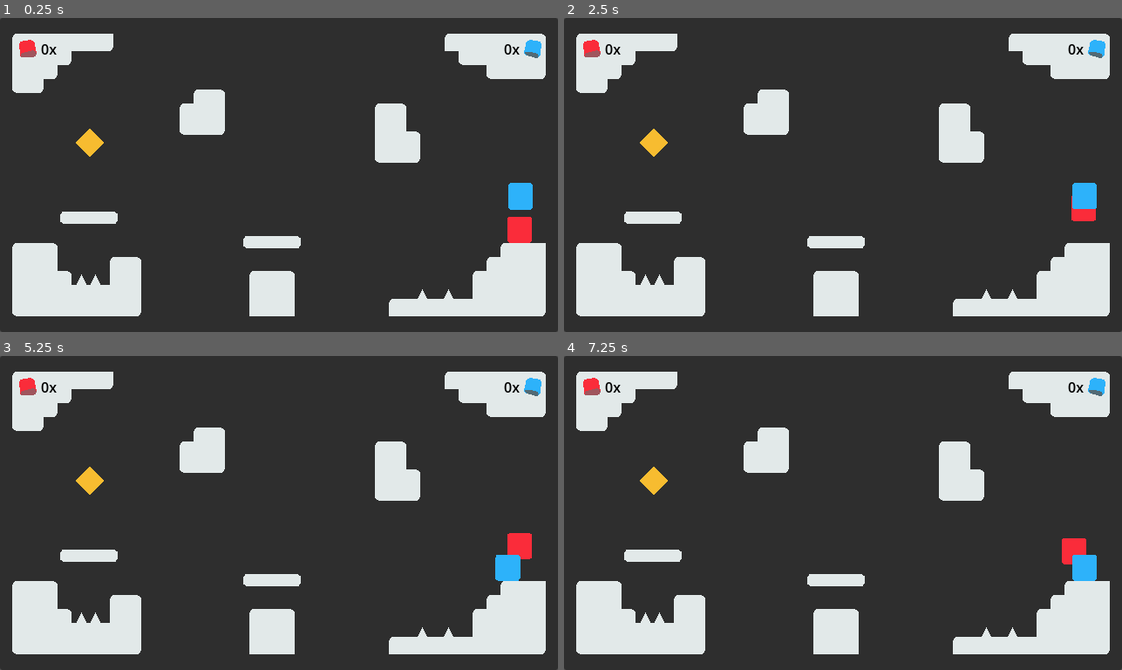
Above: before the commit, frames 1-4 (two rows, left to right).
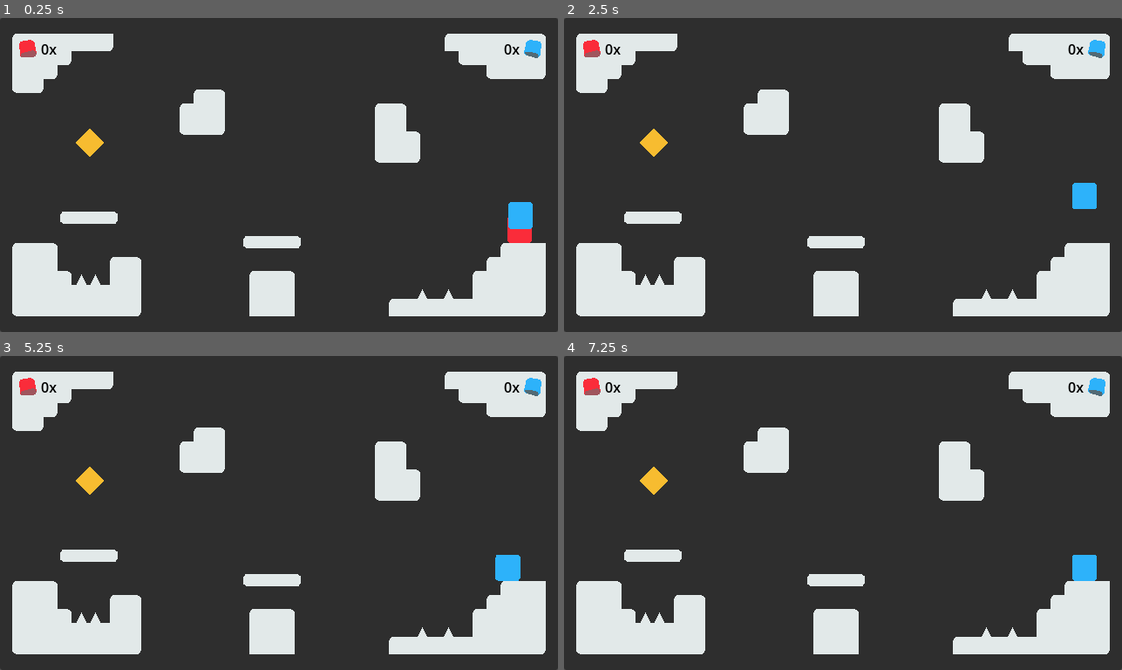
Above: after the commit, the same moments.

Repository: Juawo/PickGem
Game: Godot game, scene res://Scenes/Levels/level_2.tscn
Two runs of this game, one before a commit and one after it. Both use one fixed random seed, a clock stepped at 60 frames per second and the inputs below. This scene is started directly instead of the project's main scene.
Inputs:
- Up to frame 1 (0.25 s): no input
- Up to frame 2 (2.5 s): hold D (move_right_player1) 0.53-2.03 s; tap Left (move_left_player2) at 0.6 s; tap W (move_up_player1) at 0.77, 1.52 s; tap Enter at 1.25 s; tap Right (move_right_player2) at 1.35 s; tap Space at 2 s; hold A (move_left_player1) from 2.03 s (still down); tap Up (move_up_player2) at 2.1 s
- Up to frame 3 (5.25 s): release A (move_left_player1) at 2.78 s; hold D (move_right_player1) 2.78-4.28 s; tap Left (move_left_player2) at 2.85, 5.1 s; tap W (move_up_player1) at 3.02, 3.77, 4.52 s; tap Enter at 3.5 s; tap Right (move_right_player2) at 3.6 s; tap Space at 4.25 s; hold A (move_left_player1) 4.28-5.03 s; tap Up (move_up_player2) at 4.35 s; hold D (move_right_player1) from 5.03 s (still down)
- Up to frame 4 (7.25 s): tap Enter at 5.75 s; release D (move_right_player1) at 5.78 s; hold A (move_left_player1) from 5.78 s (still down); tap Right (move_right_player2) at 5.85 s; tap W (move_up_player1) at 6.02, 6.77 s; tap Space at 6.5 s; tap Up (move_up_player2) at 6.6 s

The runs differ from the first frame. In frame 1, 0.5% of the frame differs, in the area x 91-96%, y 52-68%; in frame 2, 0.2%; in frame 3, 0.3%; in frame 4, 0.3%.

Commit message:
Corrigindo processamento da física dos objetos da classe player_base

Diff:
--- a/pickgemgame/Scenes/Players/player_2_child.tscn
+++ b/pickgemgame/Scenes/Players/player_2_child.tscn
@@ -17,6 +17,7 @@
 one_shot = true
 
 [node name="cpu_particles_P1" parent="." instance=ExtResource("2_rpxm0")]
+color = Color(0.176471, 0.698039, 0.980392, 1)
 
 [node name="Sprite2D" type="Sprite2D" parent="."]
 texture = ExtResource("3_emj8w")
--- a/pickgemgame/Scripts/level_2.gd
+++ b/pickgemgame/Scripts/level_2.gd
@@ -1,6 +1,6 @@
 extends Node2D
 
-var player_2_scene := preload("res://Scenes/Players/player_2.tscn")
+var player_2_scene := preload("res://Scenes/Players/player_2_child.tscn")
 
 func _ready() -> void:
 	if players_data.multiplayer_on:
--- a/pickgemgame/Scripts/player_bases.gd
+++ b/pickgemgame/Scripts/player_bases.gd
@@ -16,23 +16,6 @@
 
 func _ready() -> void:
 	initial_position = self.global_position
-
-func _physics_process(delta: float) -> void:
-	if !is_death:
-		if not is_on_floor():
-			velocity += get_gravity() * delta
-
-		if Input.is_action_just_pressed("move_up") and is_on_floor():
-			if Engine.time_scale != 0:
-				velocity.y = JUMP_VELOCITY
-
-		var direction := Input.get_axis("move_left", "move_right")
-		if direction:
-			velocity.x = direction * SPEED
-		else:
-			velocity.x = move_toward(velocity.x, 0, SPEED)
-
-		move_and_slide()
 
 func player_death():
 	is_death = true
